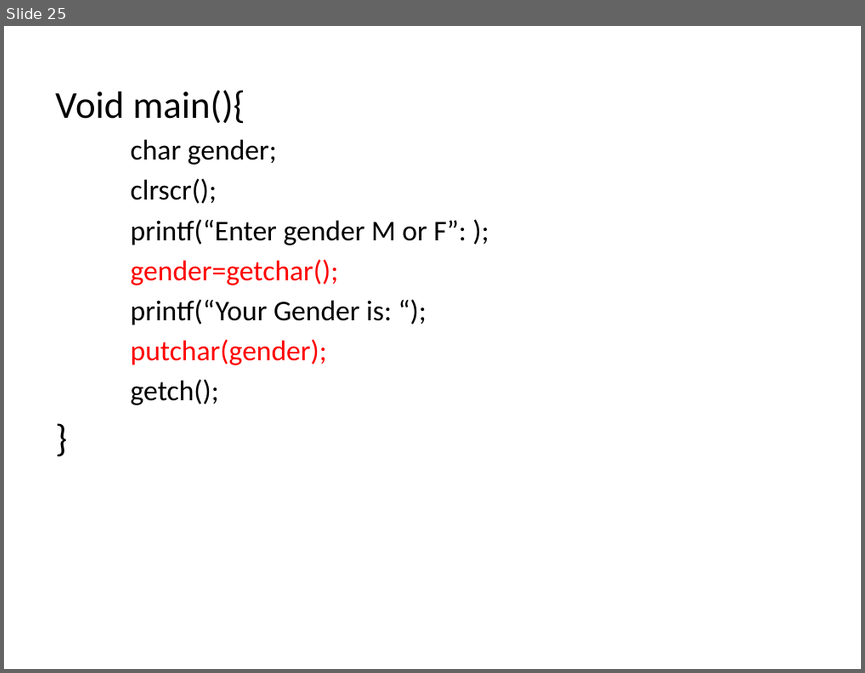
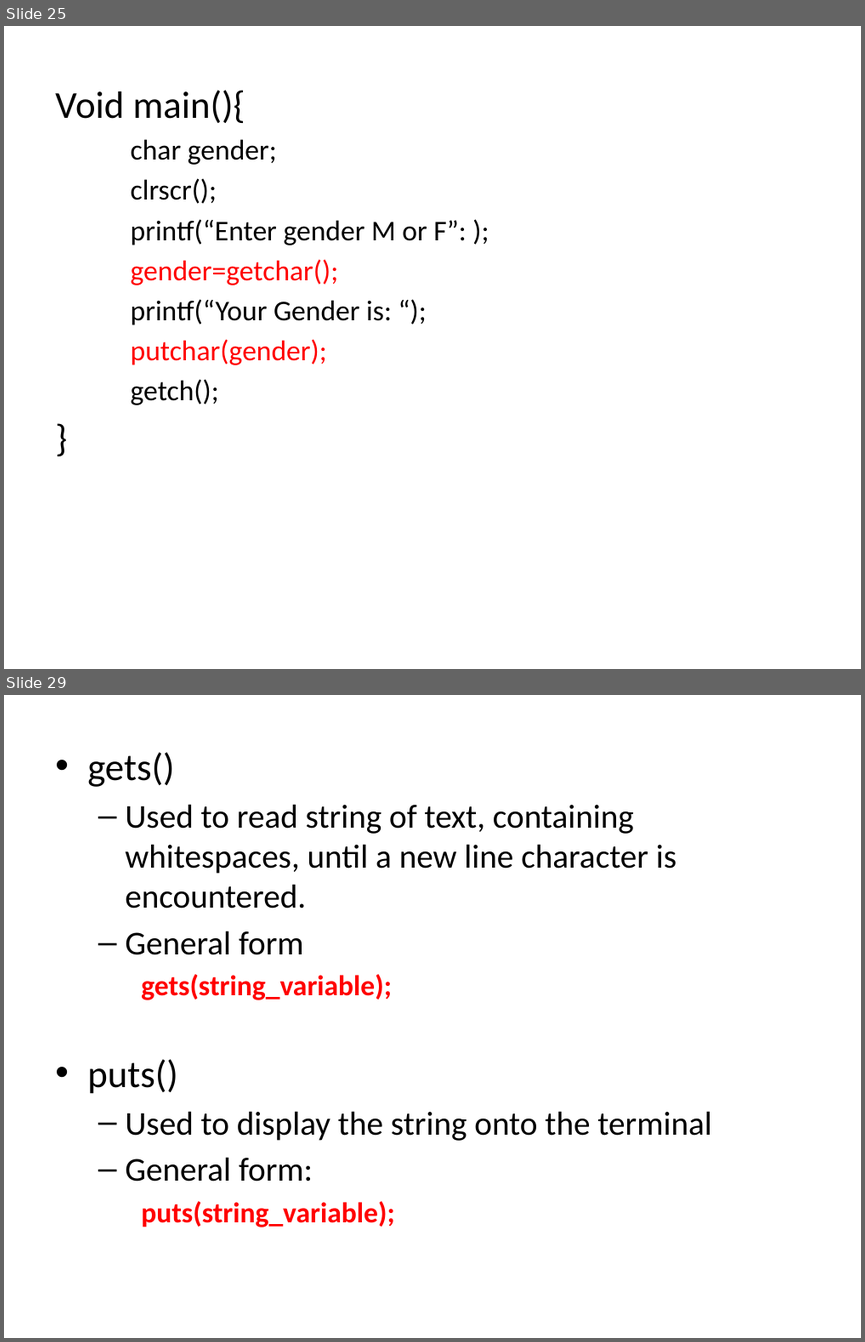
Before and after one commit to ashim888/csit-c, a slide deck: Unit 3/inputoutput.pptx. Shown one above the other, each under a label of ours: slide 25 before the commit, slides 25 and 29 after it; the slides between them are not shown. The pictures are 865x673 and 865x1342 pixels, drawn with LibreOffice and Linux fonts; fonts in the diff are those of the drawing. Boxes give left, top, right and bottom in pixels: in the first picture for what was removed or moved away, otherwise in the second. Text is boxed around its words. In the diff, an @@ line names an element or a change of style, - is before the commit and + after.

```diff
--- a/Unit 3/inputoutput.pptx
+++ b/Unit 3/inputoutput.pptx
@@ slide 29 added at bbox=[4, 695, 861, 1338], background #FFFFFF @@
@@ text added at bbox=[87, 752, 711, 1227], 28 pt, text #000000 @@
+• gets()
+  – Used to read string of text, containing whitespaces, until a new line character is encountered.
+  – General form
+    gets(string_variable);
+• puts()
+  – Used to display the string onto the terminal
+  – General form:
+    puts(string_variable);
```
Also in this commit, not shown: 5 other slides added, 5 slides removed, 1 other file.
